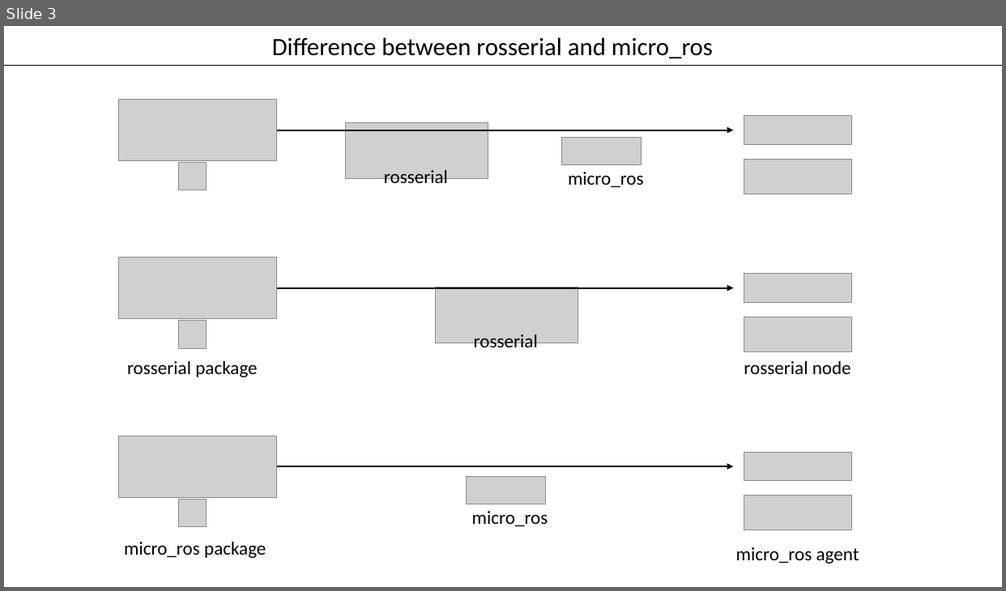
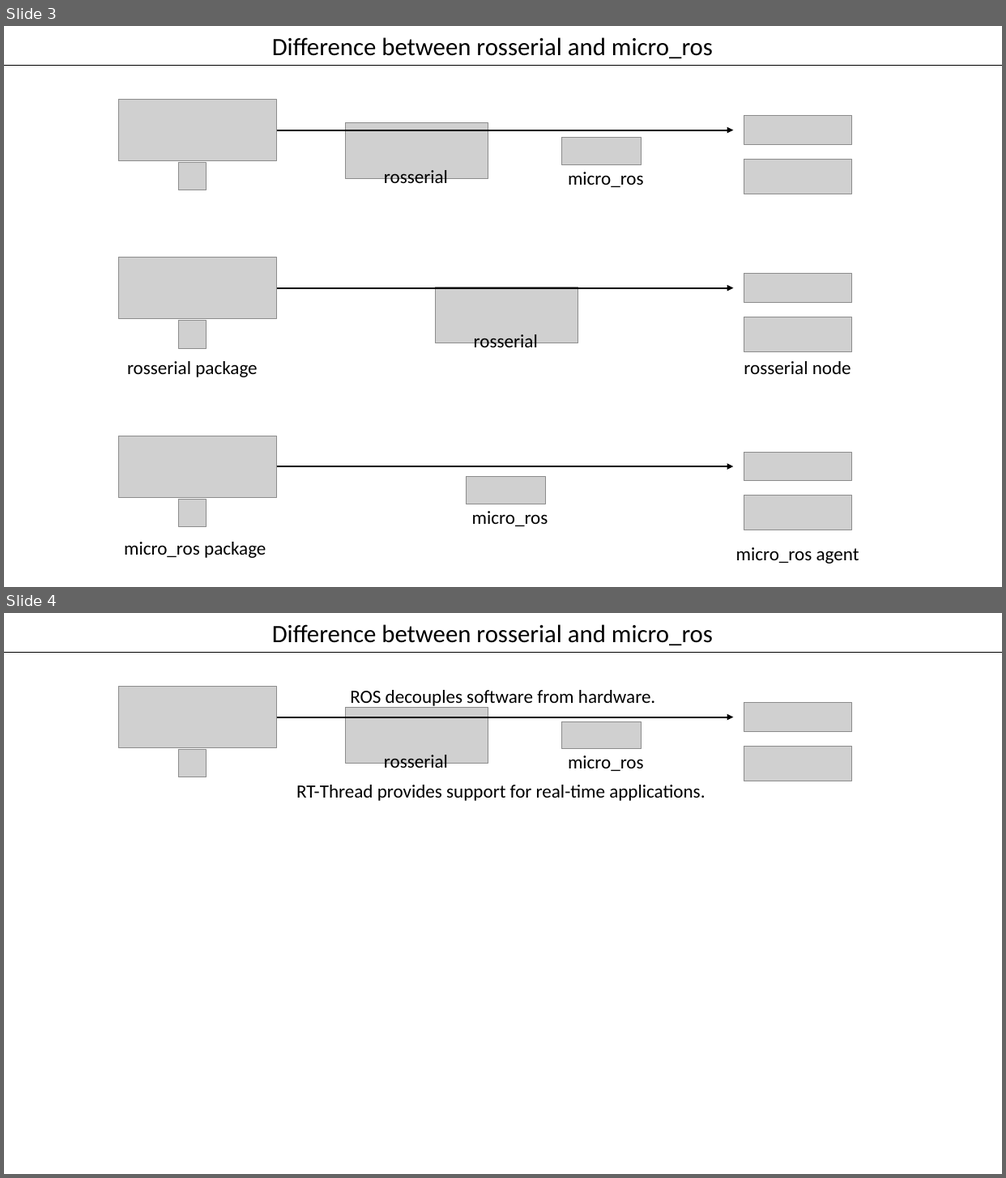
Before and after one commit to wuhanstudio/RTT-GDC-Talk-2021, a slide deck: RTT-GDC Talk.pptx. Shown one above the other, each under a label of ours: slide 3 before the commit, slides 3 and 4 after it. The pictures are 1006x591 and 1006x1178 pixels, drawn with LibreOffice and Linux fonts; fonts in the diff are those of the drawing; grey boxes stand for pictures. Boxes give left, top, right and bottom in pixels: in the first picture for what was removed or moved away, otherwise in the second. Text is boxed around its words. In the diff, an @@ line names an element or a change of style, - is before the commit and + after.

Commit message:
Improve micro_ros

```diff
--- a/RTT-GDC Talk.pptx
+++ b/RTT-GDC Talk.pptx
@@ slide 4 added at (4, 613, 1002, 1174), background #FFFFFF @@
@@ text added at (272, 624, 713, 645), 24 pt, text #000000 @@
+Difference between rosserial and micro_ros
@@ line added from (4, 653) to (1002, 653), #000000 0.5 pt @@
@@ picture added at (118, 687, 277, 747) @@
@@ picture added at (345, 707, 488, 764) @@
@@ text added at (350, 690, 655, 708), 18 pt, text #000000 @@
+ROS decouples software from hardware.
@@ picture added at (744, 703, 851, 731) @@
@@ arrow added from (276, 717) to (733, 717), #000000 1.5 pt @@
@@ picture added at (562, 722, 641, 749) @@
@@ picture added at (178, 750, 206, 777) @@
@@ text added at (384, 755, 448, 773), 18 pt, text #000000 @@
+rosserial
@@ text added at (568, 756, 644, 771), 18 pt, text #000000 @@
+micro_ros
@@ picture added at (744, 747, 852, 781) @@
@@ text added at (296, 785, 705, 801), 18 pt, text #000000 @@
+RT-Thread provides support for real-time applications.
```
Also in this commit, not shown: 3 other files.
